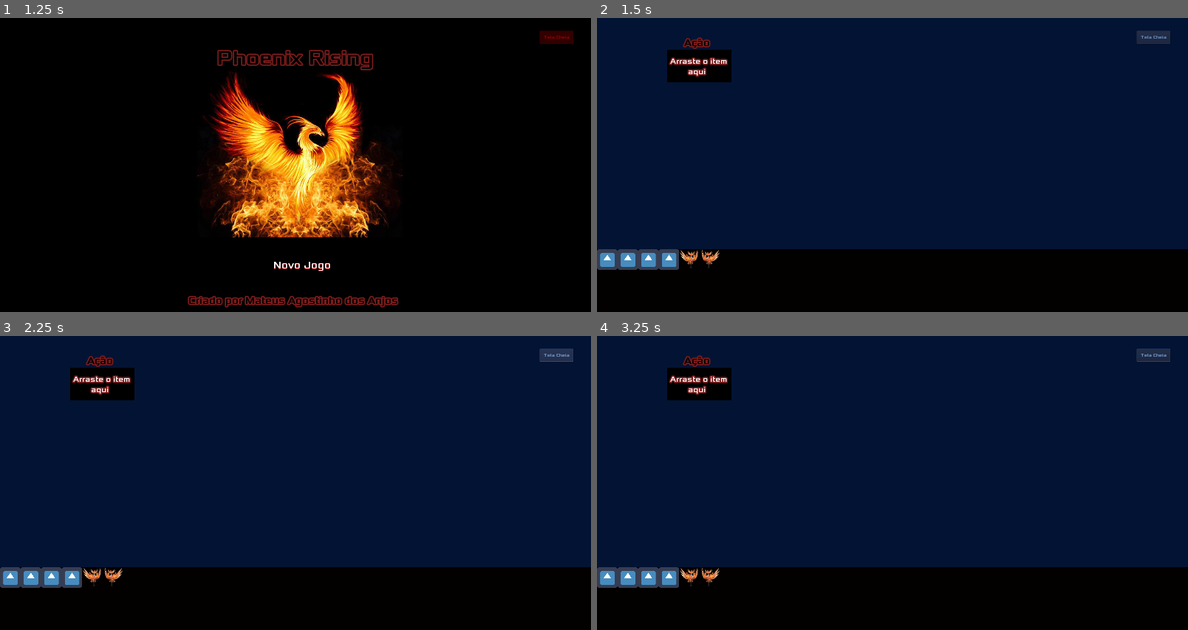
Above: before the commit, frames 1-4 (two rows, left to right).
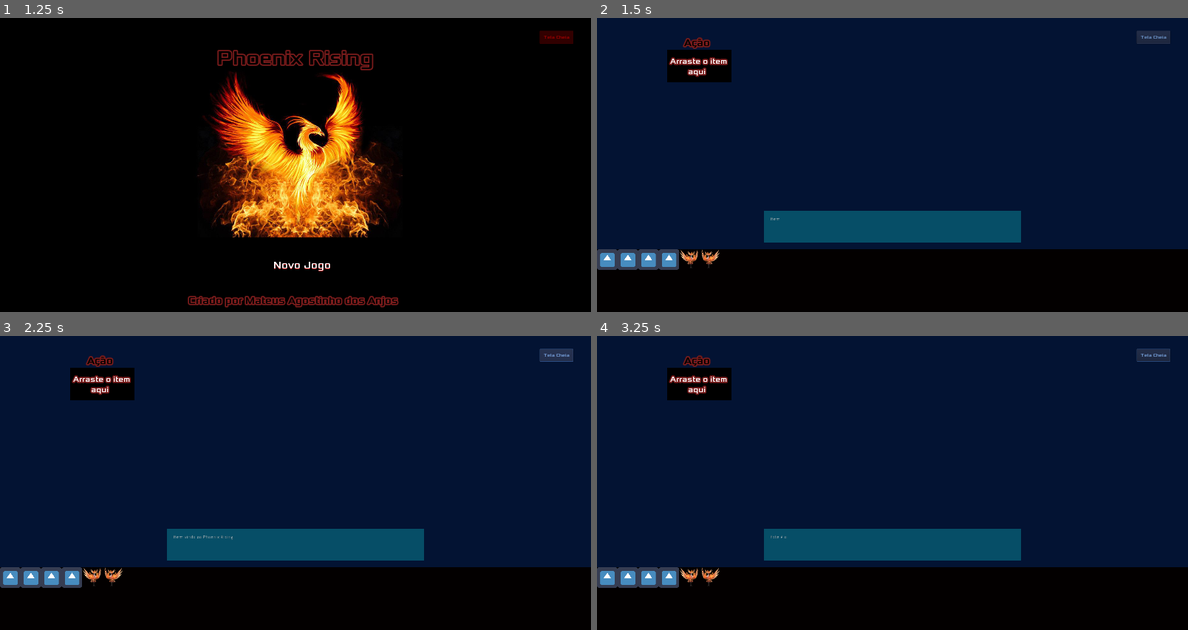
Above: after the commit, the same moments.

Repository: MateusdosAnjos/MAC0499
Game: Godot game, scene res://TelaInicial/TitleScreen.tscn
Same seed, same stepped clock (60 frames per second), same inputs: the game is played once before the commit and once after it.
Inputs:
- Up to frame 1 (1.25 s): click "Tela Cheia" at 0.5 s
- Up to frame 2 (1.5 s): click "Novo Jogo" at 1.25 s
- Up to frame 3 (2.25 s): click "Tela Cheia" at 2 s
- Up to frame 4 (3.25 s): click "Novo Jogo" at 2.75 s

Frame 1 is identical in both runs. In frame 2, 4.7% of the frame differs, in the area x 28-72%, y 65-77%; in frame 3, 4.7%; in frame 4, 4.7%.

Commit message:
Adicionado caixa de diálogo básica

Diff:
--- /dev/null
+++ b/Phoenix Rising/Tutorial/DialogBox.gd
@@ -0,0 +1,28 @@
+# DialogBox.gd
+extends RichTextLabel
+
+# Variables
+var dialog = [
+    "Bem vindo ao Phoenix Rising.",
+    "Este é o tutorial."
+    ]
+var page = 0
+
+# Functions
+func _ready():
+	set_process_input(true)
+	set_bbcode(dialog[page])
+	set_visible_characters(0)
+
+func _input(event):
+	if event is InputEventMouseButton && event.is_pressed():
+		if get_visible_characters() > get_total_character_count():
+			if page < dialog.size()-1:
+				page += 1
+				set_bbcode(dialog[page])
+				set_visible_characters(0)
+		else:
+			set_visible_characters(get_total_character_count())
+
+func _on_Timer_timeout():
+	set_visible_characters(get_visible_characters()+1)
--- /dev/null
+++ b/Phoenix Rising/Tutorial/DialogBox.tscn
@@ -0,0 +1,23 @@
+[gd_scene load_steps=2 format=2]
+
+[ext_resource path="res://Tutorial/DialogBox.gd" type="Script" id=1]
+
+[node name="DialogBox" type="ColorRect"]
+margin_left = 520.0
+margin_top = 600.0
+margin_right = 1320.0
+margin_bottom = 700.0
+color = Color( 0.0235294, 0.305882, 0.403922, 1 )
+
+[node name="RichTextLabel" type="RichTextLabel" parent="."]
+margin_left = 20.0
+margin_top = 20.0
+margin_right = 780.0
+margin_bottom = 80.0
+visible_characters = 0
+script = ExtResource( 1 )
+
+[node name="Timer" type="Timer" parent="."]
+wait_time = 0.05
+autostart = true
+[connection signal="timeout" from="Timer" to="RichTextLabel" method="_on_Timer_timeout"]
--- a/Phoenix Rising/Tutorial/Tutorial.tscn
+++ b/Phoenix Rising/Tutorial/Tutorial.tscn
@@ -1,7 +1,8 @@
-[gd_scene load_steps=3 format=2]
+[gd_scene load_steps=4 format=2]
 
-[ext_resource path="res://itensDoJogo/Invertory.tscn" type="PackedScene" id=1]
-[ext_resource path="res://TelaInicial/FullScreen.tscn" type="PackedScene" id=2]
+[ext_resource path="res://Tutorial/DialogBox.tscn" type="PackedScene" id=1]
+[ext_resource path="res://itensDoJogo/Invertory.tscn" type="PackedScene" id=2]
+[ext_resource path="res://TelaInicial/FullScreen.tscn" type="PackedScene" id=3]
 
 [node name="Tutorial" type="Control"]
 
@@ -12,11 +13,13 @@
 margin_bottom = 920.0
 color = Color( 0.0117647, 0.0745098, 0.2, 1 )
 
-[node name="Invertory" parent="." instance=ExtResource( 1 )]
+[node name="DialogBox" parent="." instance=ExtResource( 1 )]
+
+[node name="Invertory" parent="." instance=ExtResource( 2 )]
 margin_left = 0.0
 margin_top = 0.0
 margin_right = 0.0
 margin_bottom = 0.0
 
-[node name="FullScreen" parent="." instance=ExtResource( 2 )]
+[node name="FullScreen" parent="." instance=ExtResource( 3 )]
 [connection signal="pressed" from="FullScreen" to="." method="_on_FullScreen_pressed"]
